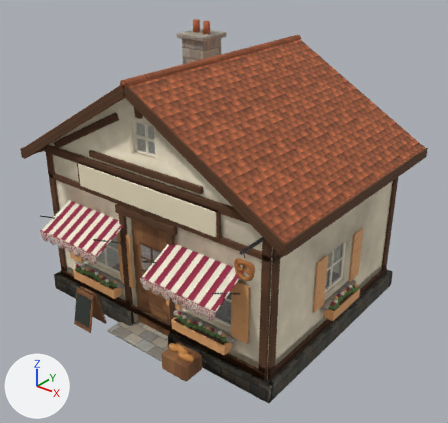
A saved change to the glTF model art/world_assets/town_buildings/bakery/out/building_bakery.glb.
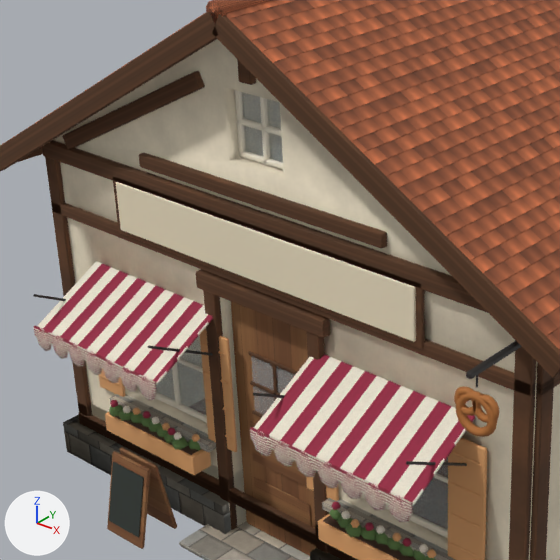
Each version is shown whole from a camera (50 mm lens) standing at (7.39, -9.24, 7.6) and looking at (0.31, -0.38, 2.11), then close up on the part from 6% to 63% of the width and 19% to 80% of the height. Lighting does not change. The marker at lower left points along +X, +Y and +Z. The older version's two pictures come first. Vertices at exactly the same position are counted once.

In view in the first close-up: 'base', 'door', 'roof', 'wall_front', 'wall_front_low', 'wall_right'.
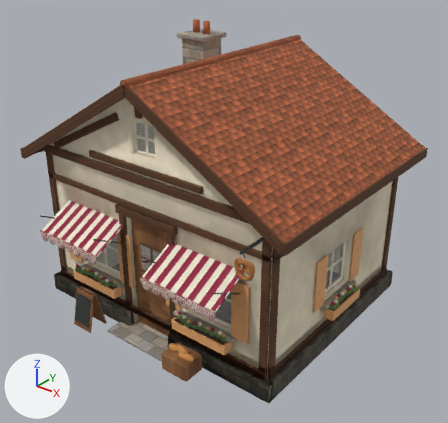
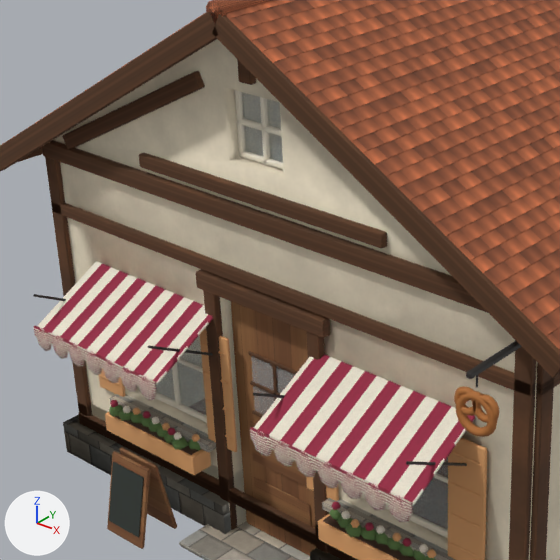
Boxes (x1, y1, x2, y2) around the edits, measured in the close-ups (560 x 560 px):
part 1 of me_building_bakery_wall_front, deleted
    before: (116, 182, 416, 342)
part 2 of me_building_bakery_wall_front, deleted
    before: (112, 176, 425, 349)

What changed in the scene script:
```text
Change me_building_bakery_wall_front:
    used by ob_wall_front; location = (0.0, 0.0, 0.0)
    remove me_building_bakery_wall_front.from_pydata(...)  # 2993 vertices, 5558 faces; spans x -2.9..2.9, y -3.03..-2.05, z -0.03..5.0
    add me_building_bakery_wall_front.from_pydata(...)  # 2945 vertices, 5470 faces; spans x -2.9..2.9, y -3.03..-2.05, z -0.03..5.0
    me_building_bakery_wall_front part 1: the loose piece of 24 vertices spanning x -1.7..1.7, y -2.34..-2.28, z 2.79..3.25 is deleted
    me_building_bakery_wall_front part 2: the loose piece of 24 vertices spanning x -1.76..1.76, y -2.32..-2.28, z 2.74..3.3 is deleted
    remove me_building_bakery_wall_front.materials.append(mat_sign_bakery)  # beige #efe2c4
```
